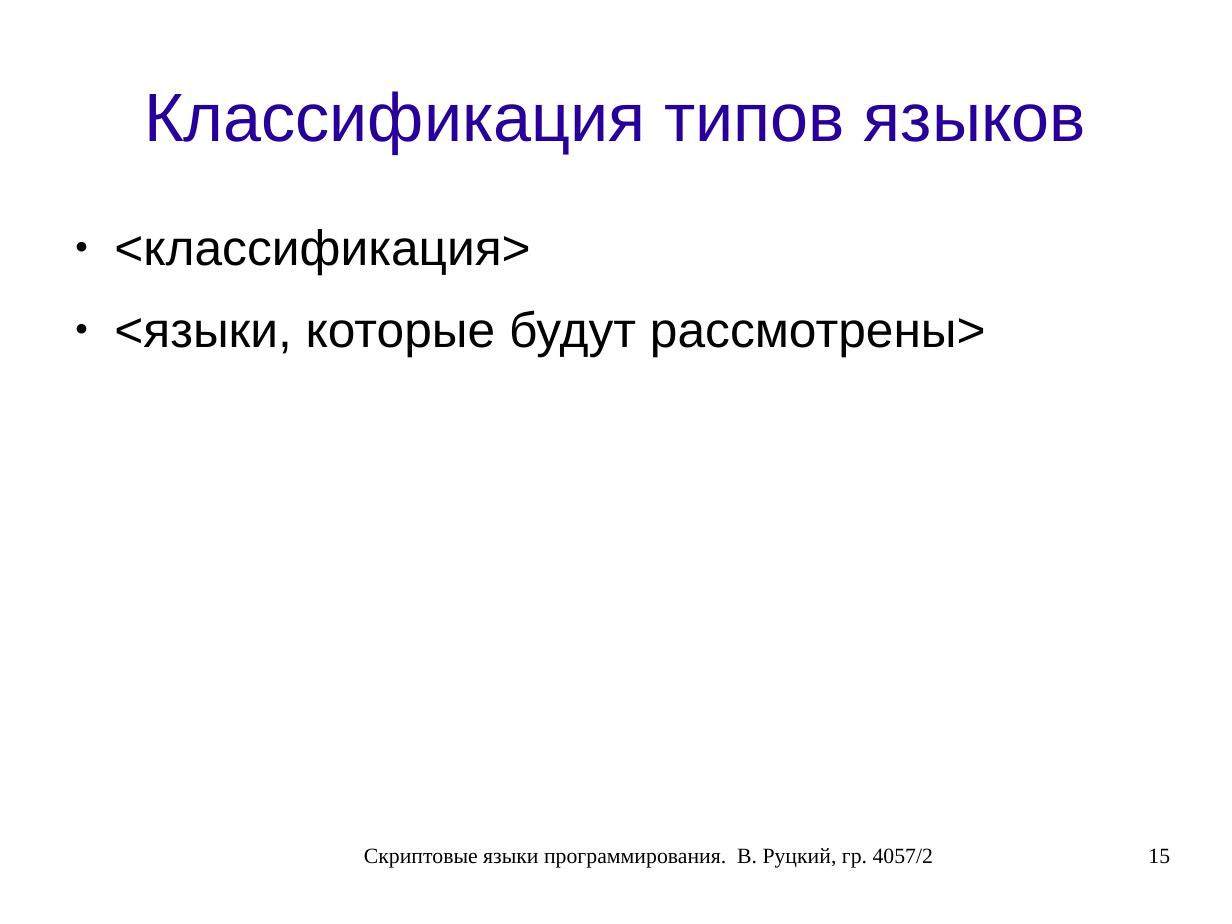
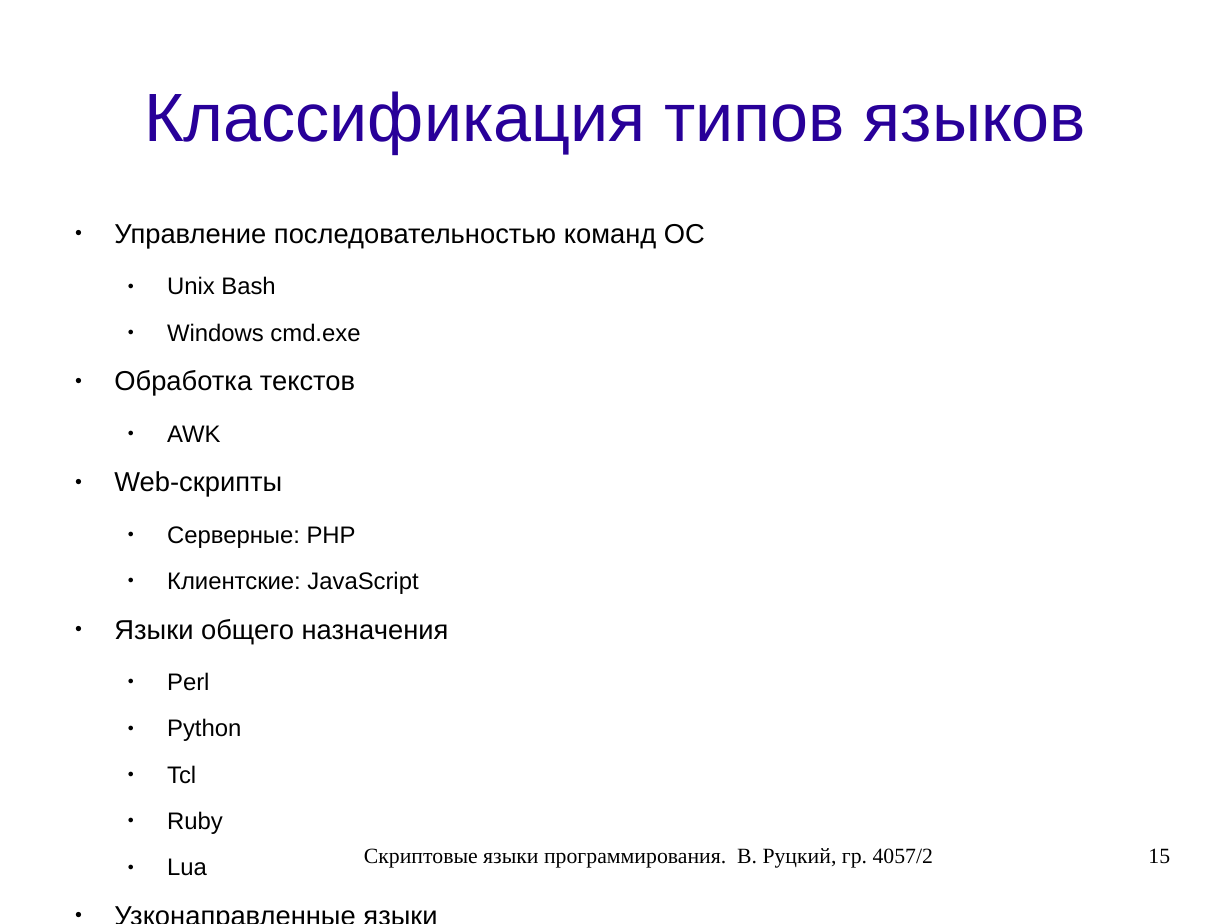
Before and after one commit to rutsky/semester07, a slide deck: slide 15 of Operation_systems/scripting_languages/40572_Rutsky_Scripting_languages.odp. Drawn at 1232x924 pixels with LibreOffice and Linux fonts; fonts in the diff are those of the drawing. Boxes give left, top, right and bottom in pixels: in the first picture for what was removed or moved away, otherwise in the second. Text is boxed around its words. In the diff, an @@ line names an element or a change of style, - is before the commit and + after.

Commit message:
Scripting languages presentation: MAXScript part.

```diff
--- a/Operation_systems/scripting_languages/40572_Rutsky_Scripting_languages.odp
+++ b/Operation_systems/scripting_languages/40572_Rutsky_Scripting_languages.odp
@@ text at <box>114,224,705,834</box>: text changed; size 32 to 17.6 pt @@
-● <классификация>
-● <языки, которые будут рассмотрены>
+● Управление последовательностью команд ОС
+  ● Unix Bash
+  ● Windows cmd.exe
+● Обработка текстов
+  ● AWK
+● Web-скрипты
+  ● Серверные: PHP
+  ● Клиентские: JavaScript
+● Языки общего назначения
+  ● Perl
+  ● Python
+  ● Tcl
+  ● Ruby
+  ● Lua
+● Узконаправленные языки
+  ● <TODO>
```
Also in this commit, not shown: 1 slide added.
